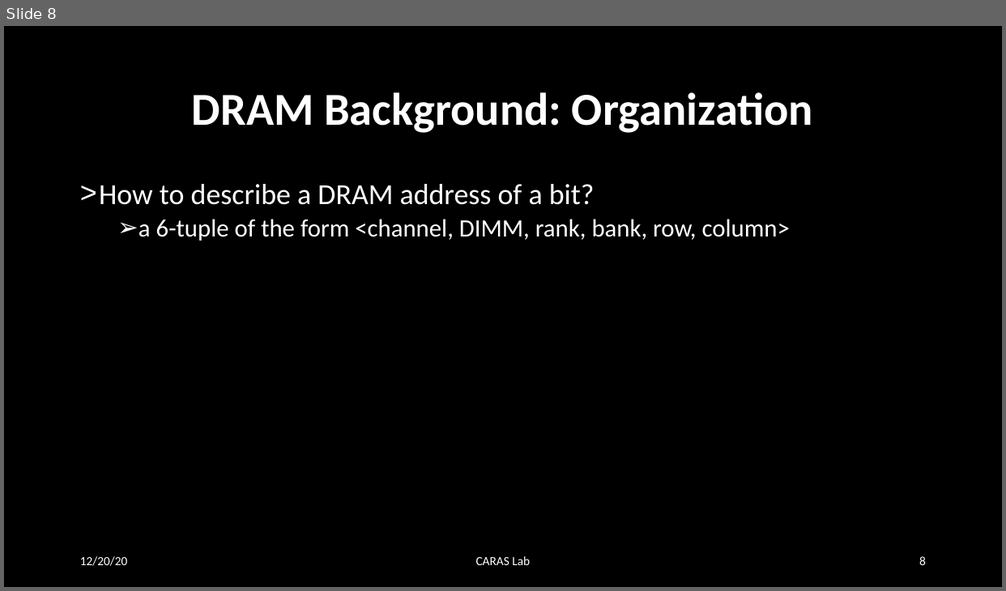
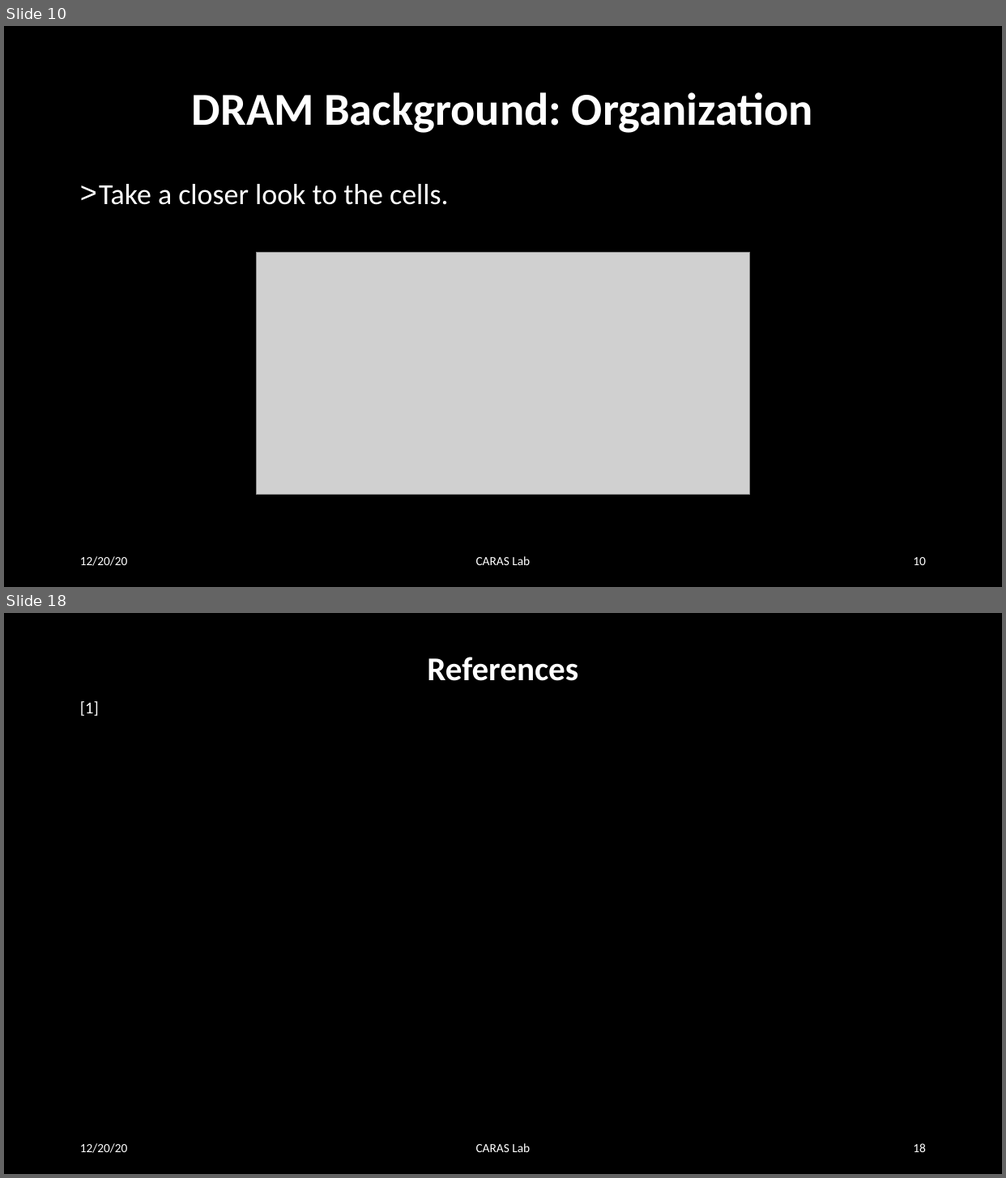
Before and after one commit to MekAkUActOR/RowHammer, a slide deck: summary1.pptx. Shown one above the other, each under a label of ours: slide 8 before the commit, slides 10 and 18 after it; the slides between them are not shown. The pictures are 1006x591 and 1006x1178 pixels, drawn with LibreOffice and Linux fonts; fonts in the diff are those of the drawing; grey boxes stand for pictures. Boxes give left, top, right and bottom in pixels: in the first picture for what was removed or moved away, otherwise in the second. Text is boxed around its words. In the diff, an @@ line names an element or a change of style, - is before the commit and + after.

```diff
--- a/summary1.pptx
+++ b/summary1.pptx
@@ slide 18 added at bbox=[4, 613, 1002, 1174], background #000000 @@
@@ title added at bbox=[427, 657, 578, 681], 32 pt, text #FFFFFF, bold @@
+References
@@ text added at bbox=[80, 701, 99, 716], 16 pt, text #FFFFFF @@
+[1]
@@ text added at bbox=[80, 1144, 128, 1153], 12 pt, text #FFFFFF @@
+12/20/20
@@ text added at bbox=[476, 1144, 530, 1152], 12 pt, text #FFFFFF @@
+CARAS Lab
@@ page number added at bbox=[913, 1144, 926, 1152], 12 pt, text #FFFFFF @@
+18
@@ what was slide 8 is now slide 10 @@
@@ slide 10 changed as well @@
@@ text at bbox=[99, 184, 449, 205]: text changed; size 24 to 28 pt @@
-> How to describe a DRAM address of a bit?
-  ➢ a 6-tuple of the form <channel, DIMM, rank, bank, row, column>
+> Take a closer look to the cells.
@@ picture added at bbox=[256, 252, 750, 495] @@
@@ page number at bbox=[913, 557, 926, 565]: text changed @@
-8
+10
```
Also in this commit, not shown: 6 other slides changed, 9 other slides added, 1 other file.
